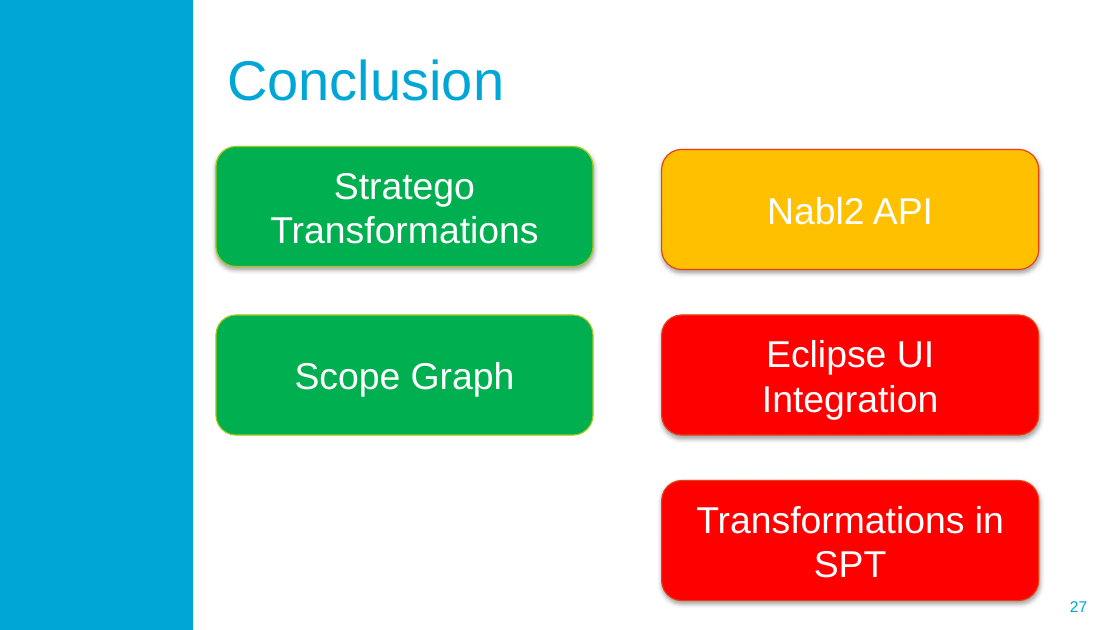
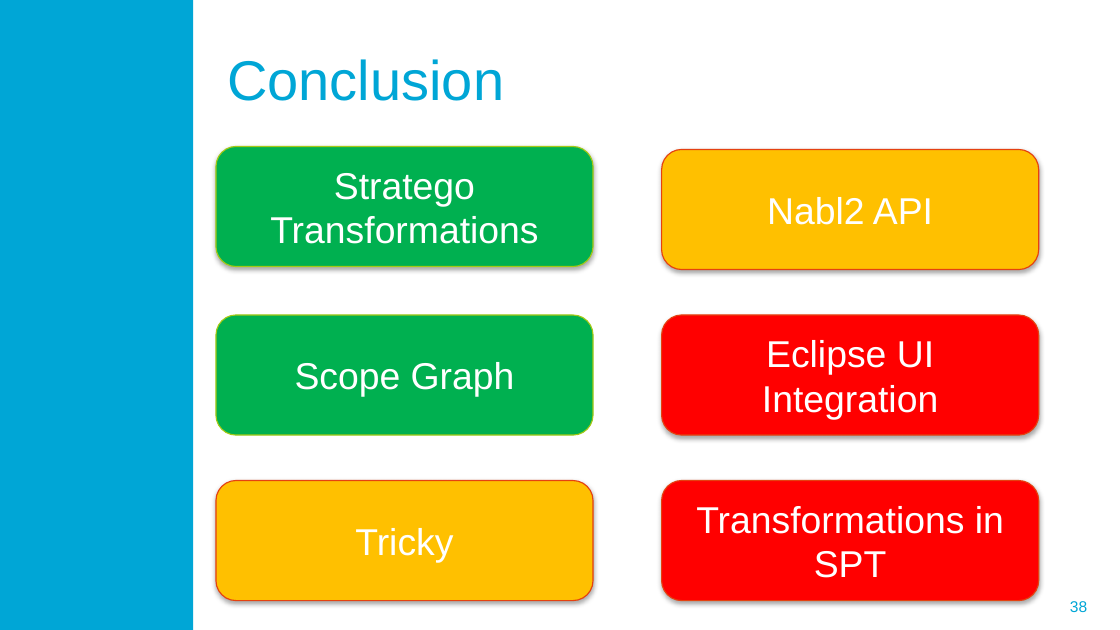
Before and after one commit to ProMisDev/metaborg-tiger, a slide deck: slide 38 of presentation/Misteli_Refactoring_in_Spoofax.pptx (slide 27 before the commit). Drawn at 1120x630 pixels with LibreOffice and Linux fonts; fonts in the diff are those of the drawing; background and template pictures are left out. Boxes give left, top, right and bottom in pixels: in the first picture for what was removed or moved away, otherwise in the second. Text is boxed around its words. In the diff, an @@ line names an element or a change of style, - is before the commit and + after.

```diff
--- a/presentation/Misteli_Refactoring_in_Spoofax.pptx
+++ b/presentation/Misteli_Refactoring_in_Spoofax.pptx
@@ rounded rectangle added at [216,480,594,600], fill #FFC000, outline #E64210 0.75 pt, 24 pt, text #FFFFFF @@
+Tricky
@@ page number at [1070,601,1087,612]: text changed @@
-27
+38
```
Also in this commit, not shown: 6 other slides changed, 11 slides added.
